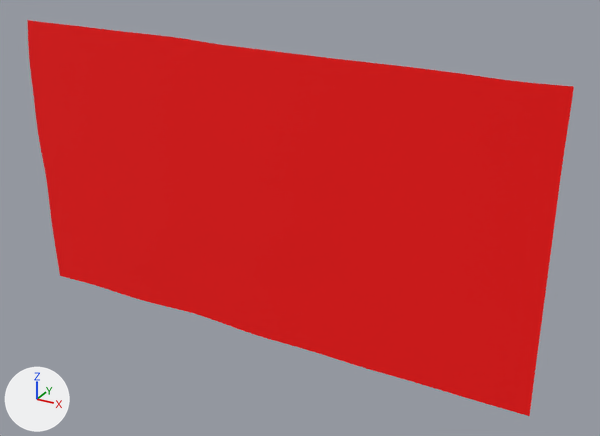
What one commit did to the COLLADA model models/terrain.dae.
Rendered twice from a camera (50 mm lens) standing at (65.1, -61.1, 44.4) and looking at (30.9, 0.9, 13.4). The lights are fixed; the arrows at lower left show +X, +Y and +Z.

Objects in the first picture: 'node0'.
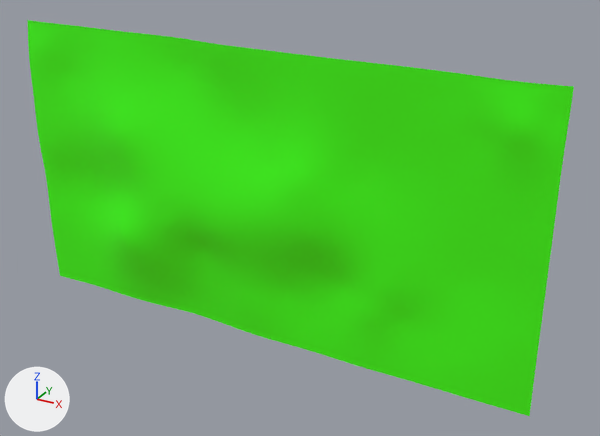
Boxes [x1, y1, x2, y2] around the edits, measured in the pictures (600 x 436 px):
'node0', recoloured, surface changed, shading changed (red to green)
    both: [27, 20, 574, 416]

Diff of the bpy script that builds the scene:
```diff
--- a/models/terrain.dae.py
+++ b/models/terrain.dae.py
@@ mat_mymaterial @@
 mat_mymaterial = principled_material('mymaterial')
-mat_mymaterial.base_color = (1.0, 0.0, 0.0)  # red #ff0000
+mat_mymaterial.base_color = (0.0, 1.0, 0.0)  # green #00ff00
 mat_mymaterial.roughness = 0.9
+mat_mymaterial.emission_color = (0.0331, 0.0, 0.0)  # dark red #330000
+mat_mymaterial.emission_strength = 1.0
@@ me_mycube @@
 me_mycube.from_pydata(...)  # 6431 vertices, 12528 faces; spans x 0.0..54.0, y -1.8..0.4, z 0.0..29.0
 # used by ob_node0; location = (0.0, 0.0, 0.0)
+# me_mycube part 1: its shading normals changed
 me_mycube.materials.append(mat_mymaterial)
```
